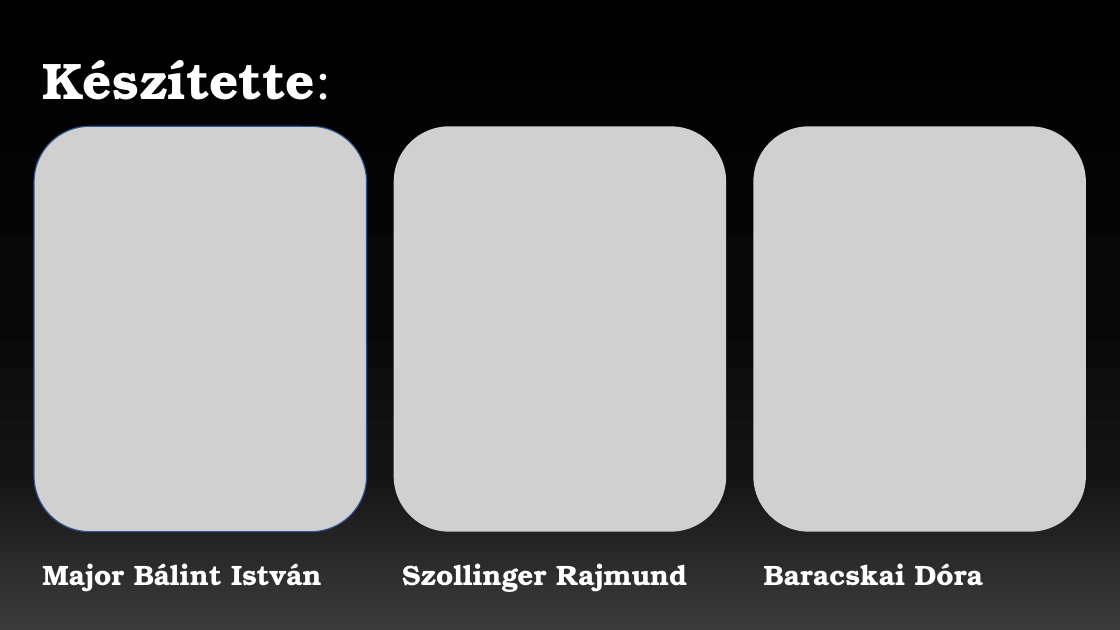
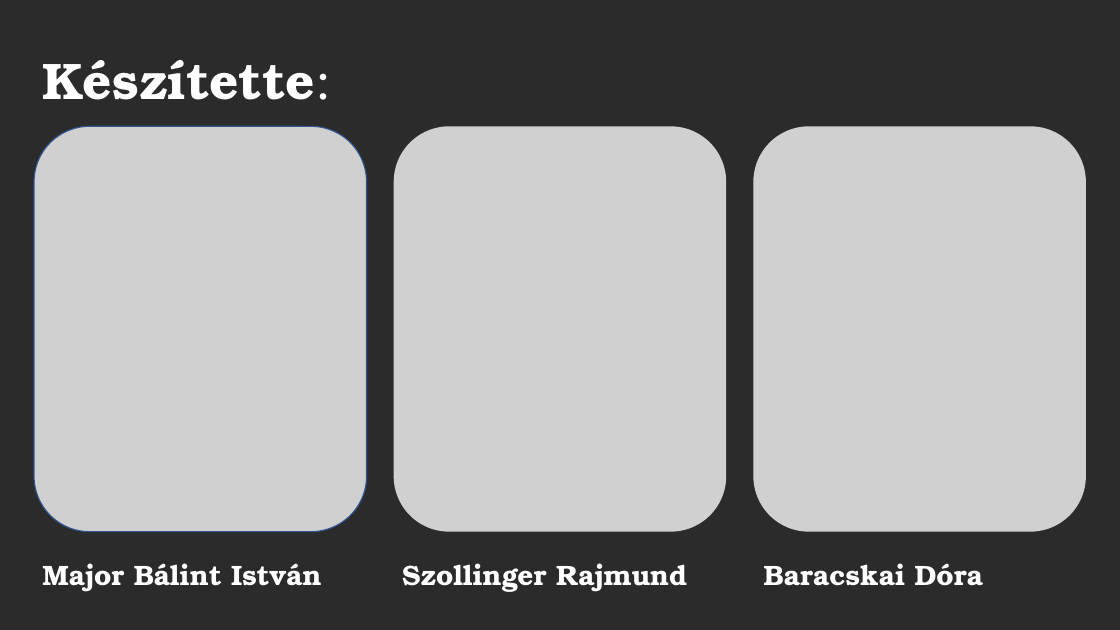
Before and after one commit to szollingerrajmund/SpaceHunter, a slide deck: slide 11 of PPT/Space Hunter.pptx (slide 8 before the commit). Drawn at 1120x630 pixels with LibreOffice and Linux fonts; fonts in the diff are those of the drawing; grey boxes stand for pictures; background and template pictures are left out; a plain dark background stands for a picture behind light text. Boxes give left, top, right and bottom in pixels: in the first picture for what was removed or moved away, otherwise in the second. Text is boxed around its words. In the diff, an @@ line names an element or a change of style, - is before the commit and + after.

```diff
--- a/PPT/Space Hunter.pptx
+++ b/PPT/Space Hunter.pptx
@@ background gradient #000000 to #080808 to #141414 to #3B3B3B to picture (left out) @@
```
Also in this commit, not shown: 3 other slides changed, 8 slides added, 5 slides removed, 18 other files.
